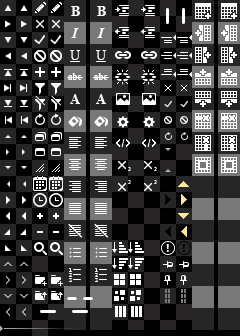
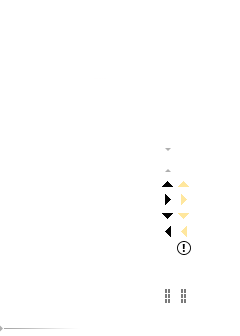
Revision of a layered 240x336 image; what changed, layer by layer:
removed group "table hover" (8 layers) over [221,7,237,172]
removed layer "add left copy" from group "table hover" over [221,25,236,41]
removed layer "add top copy" from group "table hover" over [221,69,237,84]
removed layer "add below copy" from group "table hover" over [221,92,237,107]
removed layer "add right copy" from group "table hover" over [222,47,237,63]
removed layer "merge copy" from group "table hover" over [222,158,236,172]
removed layer "new table copy" from group "table hover" over [222,7,237,19]
removed layer "remove col copy" from group "table hover" over [222,136,236,150]
removed layer "remove row copy" from group "table hover" over [222,114,236,128]
removed group "table" (8 layers) over [195,7,211,172]
removed layer "add left" from group "table" over [195,25,210,41]
removed layer "add top" from group "table" over [195,69,211,84]
removed layer "add below" from group "table" over [195,92,211,107]
removed layer "add right" from group "table" over [196,47,211,63]
removed layer "merge" from group "table" over [196,158,210,172]
removed layer "new table" from group "table" over [196,7,211,19]
removed layer "remove col" from group "table" over [196,136,210,150]
removed layer "remove row" from group "table" over [196,114,210,128]
added layer "table hover" above "table" over [222,7,236,172]
added layer "table" above "tooltip" over [196,7,210,172]
hid "Layer 2" over [218,0,240,330]
hid "Layer 1" over [0,0,214,336]
hid "background" over [0,0,240,336]
